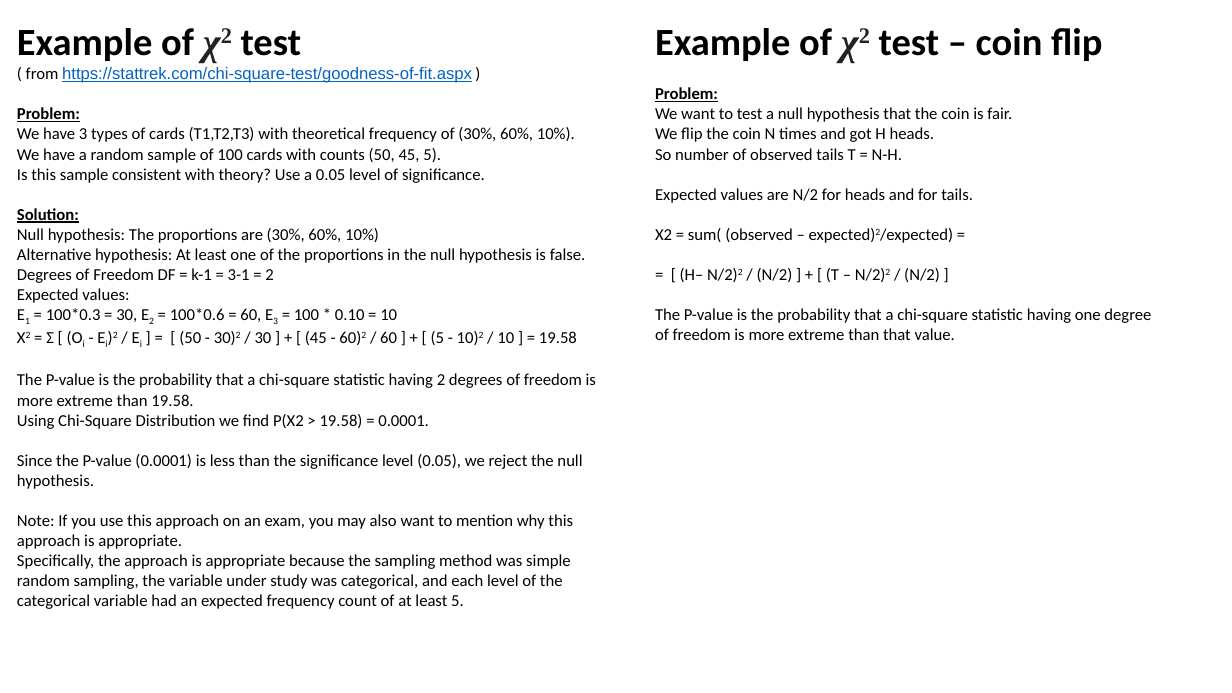
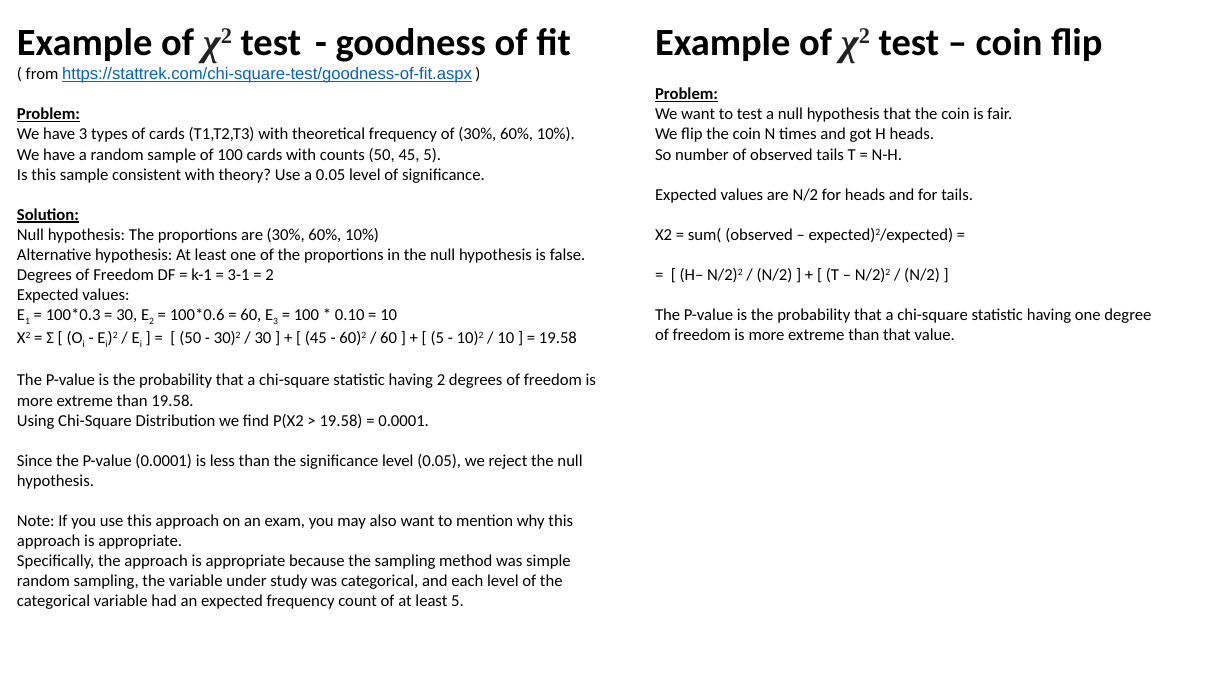
Before and after one commit to lselector/ml_ai_doc, a slide deck: slide 4 of statistics_06_x2_distribution.pptx (slide 3 before the commit). Drawn at 1232x693 pixels with LibreOffice and Linux fonts; fonts in the diff are those of the drawing. Boxes give left, top, right and bottom in pixels: in the first picture for what was removed or moved away, otherwise in the second. Text is boxed around its words. In the diff, an @@ line names an element or a change of style, - is before the commit and + after.

```diff
--- a/statistics_06_x2_distribution.pptx
+++ b/statistics_06_x2_distribution.pptx
@@ text at box(17, 28, 571, 83): text changed @@
-Example of χ2 test
-( from https://stattrek.com/chi-square-test/goodness-of-fit.aspx )
+Example of χ2 test - goodness of fit
+( from https://stattrek.com/chi-square-test/goodness-of-fit.aspx )
```
Also in this commit, not shown: 2 other slides changed, 1 slide added, 1 other file.
